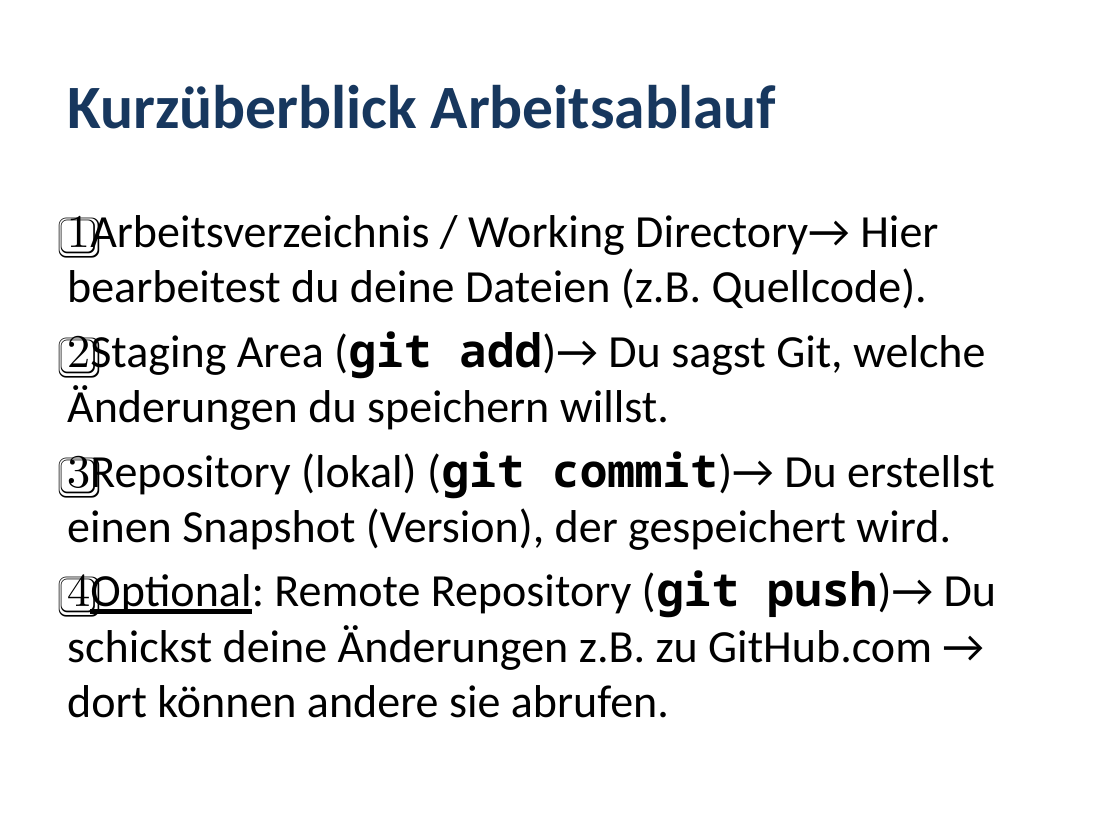
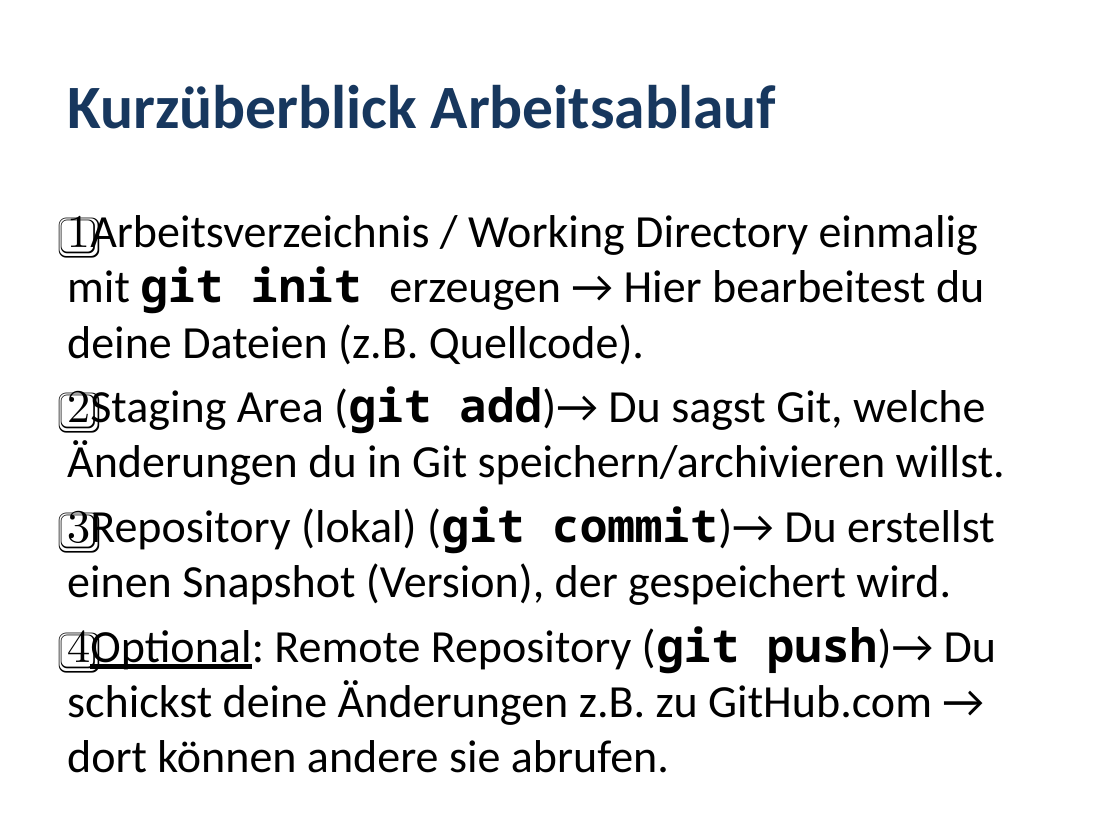
Before and after one commit to MickyRoth/Presentations, a slide deck: slide 6 of Git.pptx. Drawn at 1120x840 pixels with LibreOffice and Linux fonts; fonts in the diff are those of the drawing; background and template pictures are left out. Boxes give left, top, right and bottom in pixels: in the first picture for what was removed or moved away, otherwise in the second. Text is boxed around its words. In the diff, an @@ line names an element or a change of style, - is before the commit and + after.

```diff
--- a/Git.pptx
+++ b/Git.pptx
@@ text at (x1=67, y1=215, x2=1005, y2=485): text changed @@
-1️⃣Arbeitsverzeichnis / Working Directory→ Hier bearbeitest du deine Dateien (z.B. Quellcode).
-2️⃣Staging Area (git add)→ Du sagst Git, welche Änderungen du speichern willst.
+1️⃣Arbeitsverzeichnis / Working Directory einmalig mit git init erzeugen → Hier bearbeitest du deine Dateien (z.B. Quellcode).
+2️⃣Staging Area (git add)→ Du sagst Git, welche Änderungen du in Git speichern/archivieren willst.
```
Also in this commit, not shown: 2 other slides changed, 1 other file.
